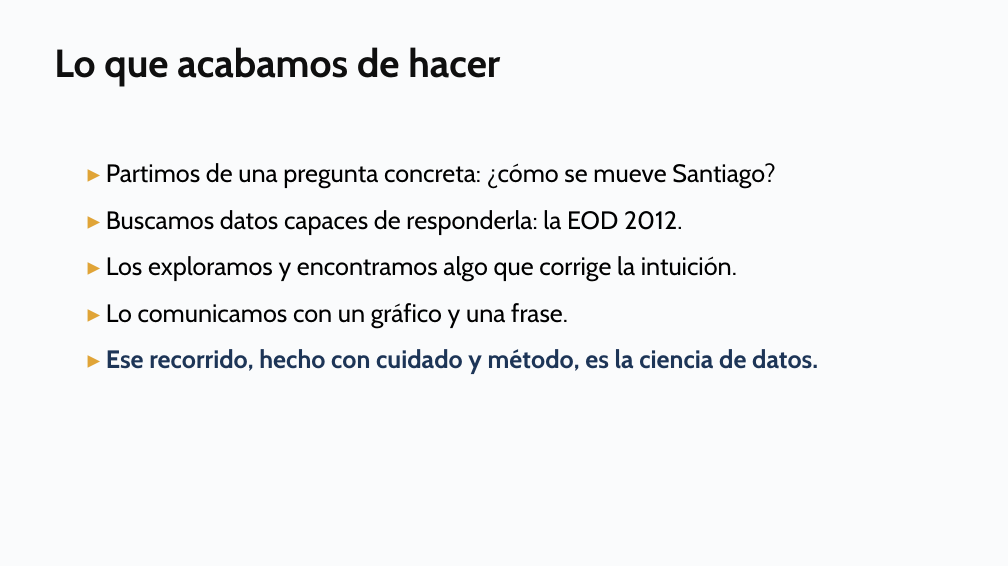
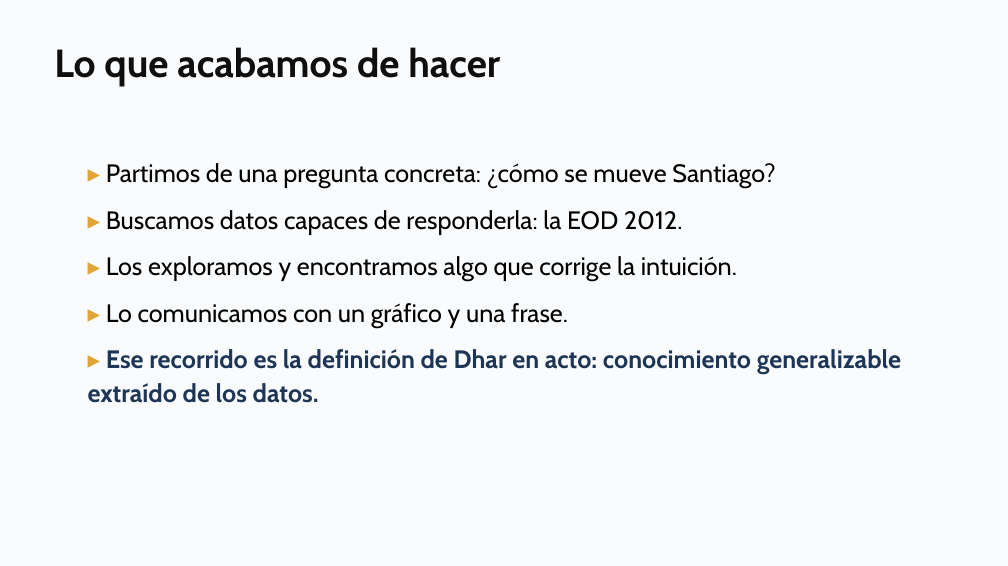
Before and after one commit to daniopitz/diplomado-cdd, a slide deck: slide 17 of presentaciones/clase01_fundamentos_ecosistema.pptx (slide 9 before the commit). Drawn at 1008x566 pixels with LibreOffice and Linux fonts; fonts in the diff are those of the drawing. Boxes give left, top, right and bottom in pixels: in the first picture for what was removed or moved away, otherwise in the second. Text is boxed around its words. In the diff, an @@ line names an element or a change of style, - is before the commit and + after.

```diff
--- a/presentaciones/clase01_fundamentos_ecosistema.pptx
+++ b/presentaciones/clase01_fundamentos_ecosistema.pptx
@@ text at [88,349,901,403]: text changed @@
-▸ Ese recorrido, hecho con cuidado y método, es la ciencia de datos.
+▸ Ese recorrido es la definición de Dhar en acto: conocimiento generalizable extraído de los datos.
```
Also in this commit, not shown: 9 other slides changed, 2 slides added, 1 other file.
